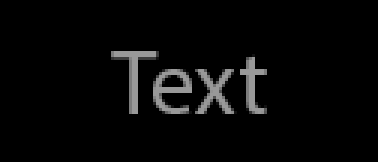
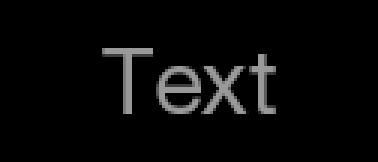
Comparing the layer stacks of the two w=378, h=162 images. Changes:
painted on "Text" over <box>102,48,276,114</box>
